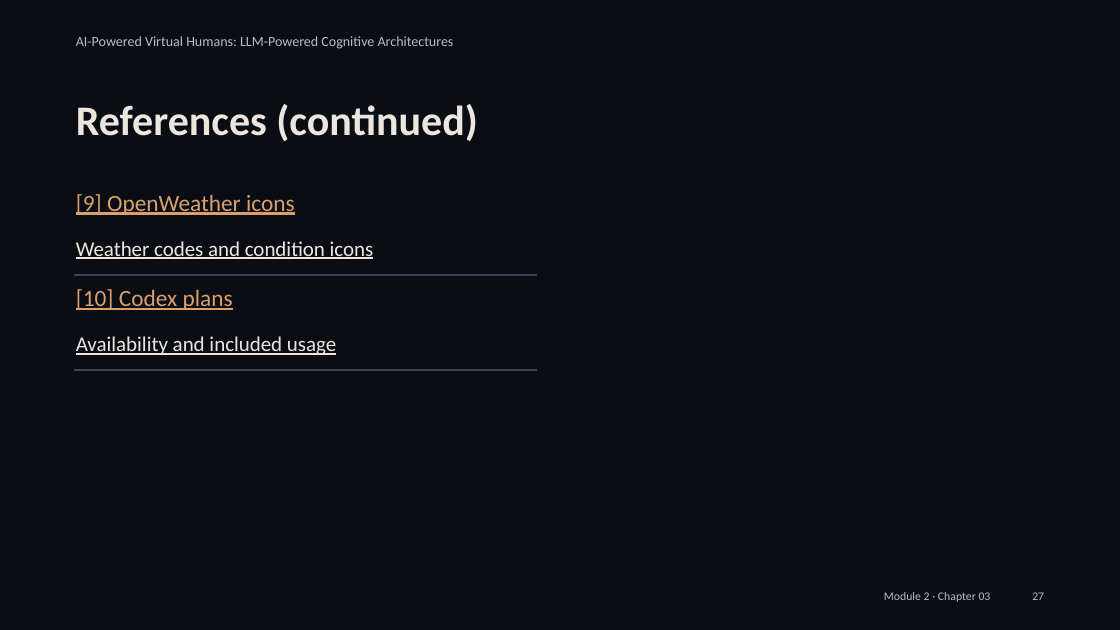
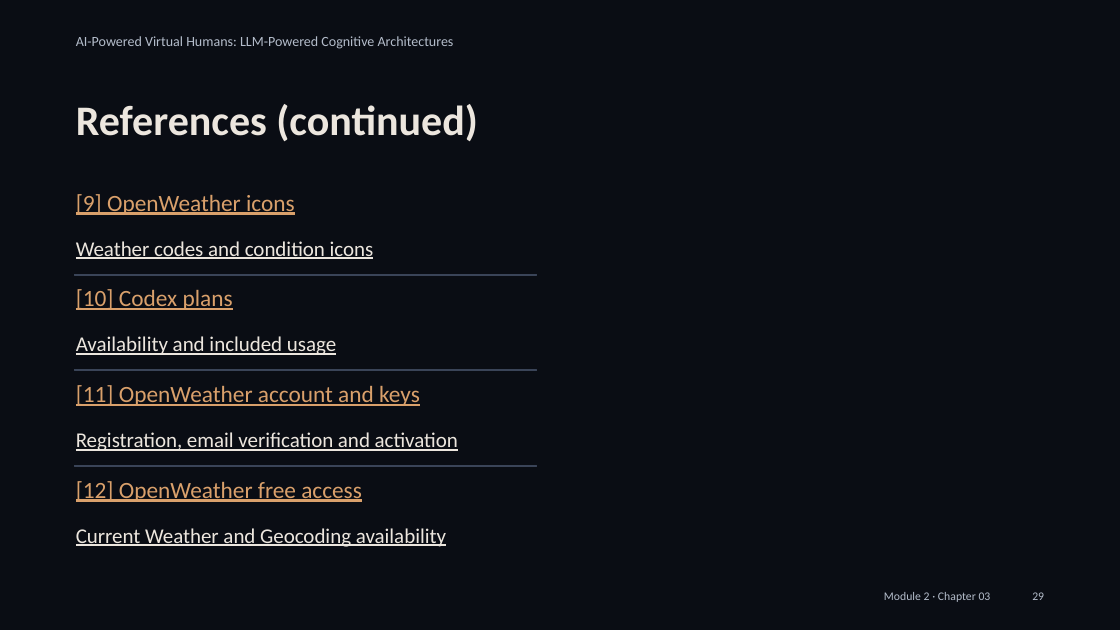
Before and after one commit to alessandropec/virtual-humans-cognitive-architectures, a slide deck: slide 29 of virtual_human_course/Module_2/Chapter_03/Slides/Module_2_Chapter_03_Integration_with_the_Virtual_Human.pptx (slide 27 before the commit). Drawn at 1120x630 pixels with LibreOffice and Linux fonts; fonts in the diff are those of the drawing. Boxes give left, top, right and bottom in pixels: in the first picture for what was removed or moved away, otherwise in the second. Text is boxed around its words. In the diff, an @@ line names an element or a change of style, - is before the commit and + after.

Commit message:
Move OpenWeather setup tutorial into slides

```diff
--- a/virtual_human_course/Module_2/Chapter_03/Slides/Module_2_Chapter_03_Integration_with_the_Virtual_Human.pptx
+++ b/virtual_human_course/Module_2/Chapter_03/Slides/Module_2_Chapter_03_Integration_with_the_Virtual_Human.pptx
@@ text added at (76, 385, 420, 406), 15 pt, text #D9A06B, underline @@
+[11] OpenWeather account and keys
@@ text added at (76, 432, 458, 451), 13.5 pt, text #ECE6DE, underline @@
+Registration, email verification and activation
@@ rectangle added at (75, 466, 536, 467), fill #3A4458, outline #3A4458 0.75 pt @@
@@ text added at (76, 481, 362, 502), 15 pt, text #D9A06B, underline @@
+[12] OpenWeather free access
@@ text added at (76, 528, 446, 547), 13.5 pt, text #ECE6DE, underline @@
+Current Weather and Geocoding availability
```
Also in this commit, not shown: 9 other slides changed, 2 slides added, 4 other files.
